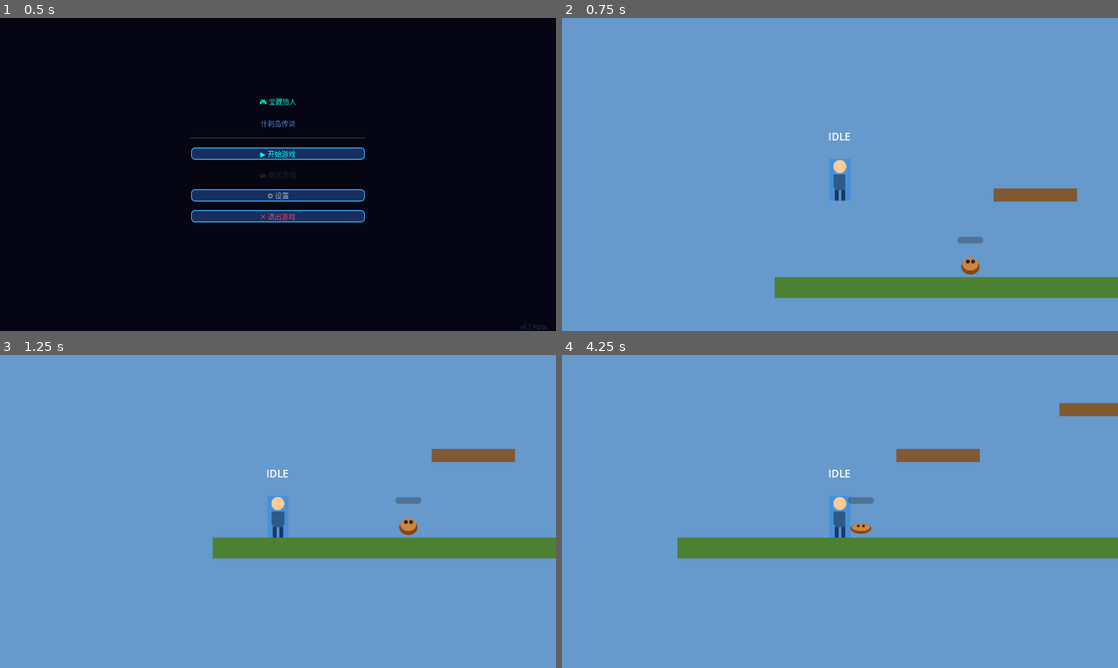
Above: before the commit, frames 1-4 (two rows, left to right).
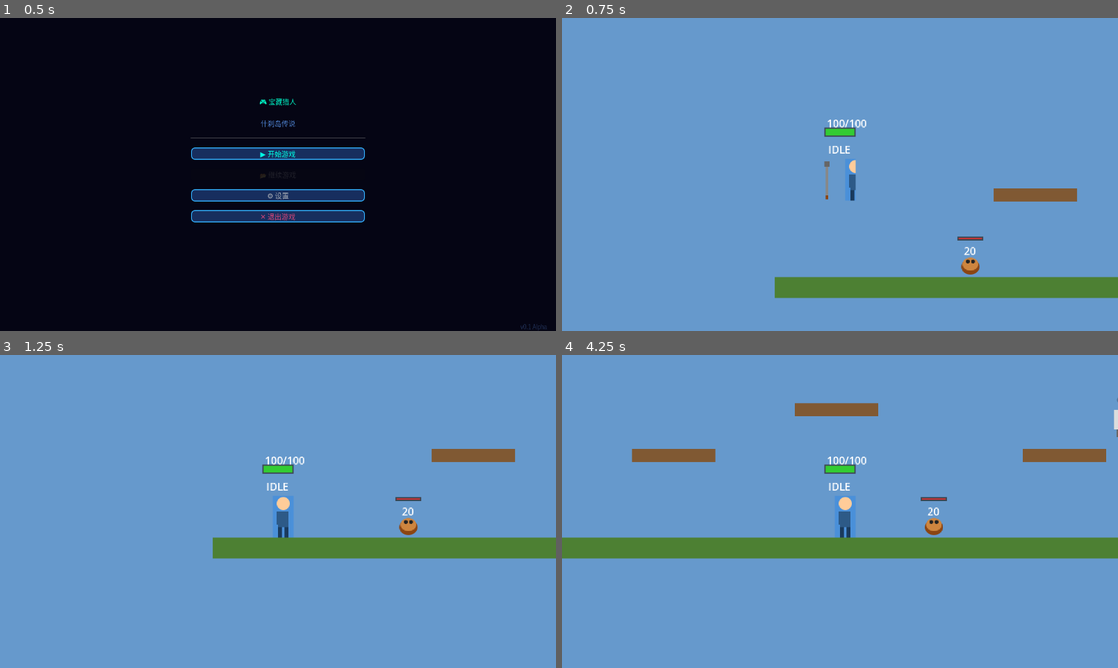
Above: after the commit, the same moments.

Repository: wenzy-tech/godot-adventure
Game: Godot game, scene res://Levels/TitleScreen.tscn
The game is run twice, just before and just after one commit, with the same random seed, the same clock (stepped at 60 frames per second) and the same inputs.
Inputs:
- Up to frame 1 (0.5 s): no input
- Up to frame 2 (0.75 s): click "▶ 开始游戏" at 0.5 s
- Up to frame 3 (1.25 s): no input
- Up to frame 4 (4.25 s): tap Enter at 1.25 s; hold D 1.28-2.78 s; tap J at 1.35, 2.85 s; tap W at 1.52, 2.27, 3.77 s; tap Shift at 2.1, 3.6 s; hold A 2.78-3.53 s; hold D from 3.53 s (still down)

Frame 1 is identical in both runs. In frame 2, 1.1% of the frame differs, in the area x 47-76%, y 32-76%; in frame 3, 0.9%; in frame 4, 5.7%, in the area x 0-100%, y 13-66%.
Error after the commit: Parse Error: Identifier "health_bar" not declared in the current scope. (res://Enemies/BossWatcher.gd:30)

Commit message:
Add long sword, player HP bar, enemy HP bar display

Diff:
--- a/Enemies/BaseEnemy.gd
+++ b/Enemies/BaseEnemy.gd
@@ -18,17 +18,11 @@
 var player_ref: Node2D
 
 @onready var sprite: Sprite2D = $Sprite2D
-@onready var health_bar: ProgressBar = $HealthBar
 @onready var animation_player: AnimationPlayer = $AnimationPlayer
-@onready var hitbox: CollisionShape2D = $Hitbox
 
 func _ready() -> void:
 	current_hp = max_hp
 	add_to_group("enemies")
-
-	if health_bar:
-		health_bar.max_value = max_hp
-		health_bar.value = current_hp
 
 func _physics_process(delta: float) -> void:
 	if not is_alive:
@@ -52,8 +46,14 @@
 	is_hurt = true
 
 	# 更新血条
-	if health_bar:
-		health_bar.value = current_hp
+	if has_node("HealthBar"):
+		var ratio = float(current_hp) / float(max_hp)
+		var bar = $"HealthBar"
+		var max_width = 36.0
+		bar.size.x = max_width * ratio
+
+	if has_node("Label"):
+		$"Label".text = str(current_hp)
 
 	# 受伤动画
 	if animation_player.has_animation("hurt"):
--- a/Enemies/Slime.tscn
+++ b/Enemies/Slime.tscn
@@ -55,13 +55,19 @@
 texture = ExtResource(2)
 hframes = 4
 
-[node name="HealthBar" type="ProgressBar" parent="."]
+[node name="HealthBarBG" type="ColorRect" parent="."]
 offset_left = -20.0
 offset_top = -38.0
 offset_right = 20.0
-offset_bottom = -28.0
-max_value = 100
-show_percentage = false
+offset_bottom = -32.0
+color = Color(0.2, 0.2, 0.2, 0.8)
+
+[node name="HealthBar" type="ColorRect" parent="."]
+offset_left = -18.0
+offset_top = -36.0
+offset_right = 18.0
+offset_bottom = -34.0
+color = Color(0.8, 0.2, 0.2, 1)
 
 [node name="Hitbox" type="CollisionShape2D" parent="."]
 shape = SubResource("CollisionShape2D_slime")
@@ -70,3 +76,11 @@
 libraries = {
 "": SubResource("AnimationLibrary_slime")
 }
+
+[node name="Label" type="Label" parent="."]
+offset_left = -15.0
+offset_top = -28.0
+offset_right = 15.0
+offset_bottom = -20.0
+text = "20"
+horizontal_alignment = 1
--- a/Player/Player.gd
+++ b/Player/Player.gd
@@ -79,6 +79,9 @@
 	add_to_group("player")
 	global_position = GameState.current_checkpoint
 
+	# 初始化血量显示
+	update_health_bar()
+
 func _process(delta: float) -> void:
 	# 更新冷却计时器
 	if attack_cooldown_timer > 0:
@@ -89,6 +92,32 @@
 		dodge_cooldown_timer -= delta
 	if hurt_timer > 0:
 		hurt_timer -= delta
+
+	# 更新血量显示
+	update_health_bar()
+
+func update_health_bar() -> void:
+	if has_node("HealthBar"):
+		var ratio = float(GameState.player_current_hp) / float(GameState.player_max_hp)
+		var health_bar = $"HealthBar"
+		var health_text = $"HealthText"
+
+		# 更新血条宽度
+		var max_width = 44.0
+		var current_width = max_width * ratio
+		health_bar.size.x = current_width
+
+		# 更新颜色（低血量变红）
+		if ratio < 0.3:
+			health_bar.color = Color(0.8, 0.2, 0.2, 1)  # 红色
+		elif ratio < 0.6:
+			health_bar.color = Color(0.8, 0.8, 0.2, 1)  # 黄色
+		else:
+			health_bar.color = Color(0.2, 0.8, 0.2, 1)  # 绿色
+
+		# 更新文字
+		if health_text:
+			health_text.text = "%d/%d" % [GameState.player_current_hp, GameState.player_max_hp]
 
 func _input(event: InputEvent) -> void:
 	if event is InputEventKey and event.pressed:
--- a/Player/Player.tscn
+++ b/Player/Player.tscn
@@ -7,8 +7,8 @@
 size = Vector2(32, 64)
 
 [sub_resource type="RectangleShape2D" id="CollisionShape2D_attack"]
-position = Vector2(40, 0)
-size = Vector2(40, 50)
+position = Vector2(56, 0)
+size = Vector2(60, 50)
 
 [sub_resource type="Animation" id="Animation_idle"]
 length = 0.6
@@ -52,11 +52,11 @@
 tracks/0/keys = {
 "times": PackedFloat32Array(0),
 "transitions": PackedFloat32Array(1),
-"values": [2]
+"values": [3]
 }
 
 [sub_resource type="Animation" id="Animation_attack"]
-length = 0.3
+length = 0.4
 loop = false
 tracks/0/type = "value"
 tracks/0/imported = false
@@ -65,9 +65,9 @@
 tracks/0/interp = 1
 tracks/0/loop_wrap = true
 tracks/0/keys = {
-"times": PackedFloat32Array(0, 0.1, 0.2),
-"transitions": PackedFloat32Array(1, 1, 1),
-"values": [2, 3, 0]
+"times": PackedFloat32Array(0, 0.1, 0.2, 0.3),
+"transitions": PackedFloat32Array(1, 1, 1, 1),
+"values": [2, 2, 3, 0]
 }
 
 [sub_resource type="Animation" id="Animation_hurt"]
@@ -138,14 +138,36 @@
 collision_mask = 4
 
 [node name="CollisionShape2D" type="CollisionShape2D" parent="AttackHitbox"]
-position = Vector2(40, 0)
+position = Vector2(56, 0)
 shape = SubResource("CollisionShape2D_attack")
+
+[node name="HealthBarBG" type="ColorRect" parent="."]
+offset_left = -24.0
+offset_top = -72.0
+offset_right = 24.0
+offset_bottom = -58.0
+color = Color(0.2, 0.2, 0.2, 0.8)
+
+[node name="HealthBar" type="ColorRect" parent="."]
+offset_left = -22.0
+offset_top = -70.0
+offset_right = 22.0
+offset_bottom = -60.0
+color = Color(0.2, 0.8, 0.2, 1)
+
+[node name="HealthText" type="Label" parent="."]
+offset_left = -20.0
+offset_top = -90.0
+offset_right = 20.0
+offset_bottom = -75.0
+text = "100/100"
+horizontal_alignment = 1
 
 [node name="StateLabel" type="Label" parent="."]
 offset_left = -30.0
-offset_top = -70.0
+offset_top = -50.0
 offset_right = 30.0
-offset_bottom = -45.0
+offset_bottom = -25.0
 text = "IDLE"
 horizontal_alignment = 1
 
--- a/Player/PlayerSprite.svg
+++ b/Player/PlayerSprite.svg
@@ -1,38 +1,54 @@
-<svg xmlns="http://www.w3.org/2000/svg" viewBox="0 0 128 64">
-  <!-- Player Sprite Sheet: 4 frames x 32x64 each -->
-  <!-- Frame 0: Idle A -->
-  <rect x="0" y="0" width="32" height="64" fill="#4a90d9"/>
-  <circle cx="16" cy="12" r="10" fill="#ffcc99"/>
-  <rect x="8" y="24" width="16" height="24" fill="#2d5a87"/>
-  <rect x="6" y="24" width="6" height="20" fill="#2d5a87"/>
-  <rect x="20" y="24" width="6" height="20" fill="#2d5a87"/>
-  <rect x="8" y="48" width="6" height="16" fill="#1a3a5c"/>
-  <rect x="18" y="48" width="6" height="16" fill="#1a3a5c"/>
+<svg xmlns="http://www.w3.org/2000/svg" viewBox="0 0 192 64">
+  <!-- Player with Long Sword Sprite Sheet: 4 frames -->
+  <!-- Frame 0: Idle with sword -->
+  <rect x="16" y="0" width="32" height="64" fill="#4a90d9"/>
+  <circle cx="32" cy="12" r="10" fill="#ffcc99"/>
+  <rect x="24" y="24" width="16" height="24" fill="#2d5a87"/>
+  <rect x="22" y="24" width="6" height="20" fill="#2d5a87"/>
+  <rect x="34" y="24" width="6" height="20" fill="#2d5a87"/>
+  <rect x="24" y="48" width="6" height="16" fill="#1a3a5c"/>
+  <rect x="34" y="48" width="6" height="16" fill="#1a3a5c"/>
+  <!-- Long sword -->
+  <rect x="50" y="8" width="4" height="48" fill="#888"/>
+  <rect x="48" y="4" width="8" height="8" fill="#666"/>
+  <rect x="50" y="56" width="4" height="6" fill="#8b4513"/>
 
   <!-- Frame 1: Idle B -->
-  <rect x="32" y="0" width="32" height="64" fill="#4a90d9"/>
-  <circle cx="48" cy="12" r="10" fill="#ffcc99"/>
-  <rect x="40" y="24" width="16" height="24" fill="#2d5a87"/>
-  <rect x="38" y="24" width="6" height="20" fill="#2d5a87"/>
-  <rect x="50" y="24" width="6" height="20" fill="#2d5a87"/>
-  <rect x="40" y="48" width="6" height="16" fill="#1a3a5c"/>
-  <rect x="50" y="48" width="6" height="16" fill="#1a3a5c"/>
+  <rect x="80" y="0" width="32" height="64" fill="#4a90d9"/>
+  <circle cx="96" cy="12" r="10" fill="#ffcc99"/>
+  <rect x="88" y="24" width="16" height="24" fill="#2d5a87"/>
+  <rect x="86" y="24" width="6" height="20" fill="#2d5a87"/>
+  <rect x="98" y="24" width="6" height="20" fill="#2d5a87"/>
+  <rect x="88" y="48" width="6" height="16" fill="#1a3a5c"/>
+  <rect x="98" y="48" width="6" height="16" fill="#1a3a5c"/>
+  <!-- Long sword -->
+  <rect x="114" y="8" width="4" height="48" fill="#888"/>
+  <rect x="112" y="4" width="8" height="8" fill="#666"/>
+  <rect x="114" y="56" width="4" height="6" fill="#8b4513"/>
 
-  <!-- Frame 2: Walk/Attack -->
-  <rect x="64" y="0" width="32" height="64" fill="#4a90d9"/>
-  <circle cx="80" cy="12" r="10" fill="#ffcc99"/>
-  <rect x="72" y="24" width="16" height="24" fill="#2d5a87"/>
-  <rect x="68" y="26" width="8" height="16" fill="#2d5a87"/>
-  <rect x="88" y="20" width="14" height="4" fill="#888888"/>
-  <rect x="70" y="48" width="6" height="16" fill="#1a3a5c"/>
-  <rect x="82" y="50" width="6" height="14" fill="#1a3a5c"/>
+  <!-- Frame 2: Attack with sword -->
+  <rect x="144" y="0" width="32" height="64" fill="#4a90d9"/>
+  <circle cx="160" cy="12" r="10" fill="#ffcc99"/>
+  <rect x="152" y="24" width="16" height="24" fill="#2d5a87"/>
+  <rect x="148" y="26" width="8" height="16" fill="#2d5a87"/>
+  <rect x="168" y="20" width="14" height="4" fill="#888"/>
+  <rect x="170" y="48" width="6" height="16" fill="#1a3a5c"/>
+  <rect x="182" y="50" width="6" height="14" fill="#1a3a5c"/>
+  <!-- Attack sword swing -->
+  <rect x="136" y="16" width="4" height="40" fill="#aaa"/>
+  <rect x="134" y="12" width="8" height="8" fill="#666"/>
+  <rect x="136" y="56" width="4" height="6" fill="#8b4513"/>
 
   <!-- Frame 3: Jump -->
-  <rect x="96" y="0" width="32" height="64" fill="#4a90d9"/>
-  <circle cx="112" cy="12" r="10" fill="#ffcc99"/>
-  <rect x="104" y="24" width="16" height="24" fill="#2d5a87"/>
-  <rect x="102" y="28" width="6" height="14" fill="#2d5a87"/>
-  <rect x="122" y="28" width="6" height="14" fill="#2d5a87"/>
-  <rect x="104" y="48" width="6" height="12" fill="#1a3a5c"/>
-  <rect x="114" y="48" width="6" height="12" fill="#1a3a5c"/>
+  <rect x="208" y="0" width="32" height="64" fill="#4a90d9"/>
+  <circle cx="224" cy="12" r="10" fill="#ffcc99"/>
+  <rect x="216" y="24" width="16" height="24" fill="#2d5a87"/>
+  <rect x="214" y="28" width="6" height="14" fill="#2d5a87"/>
+  <rect x="234" y="28" width="6" height="14" fill="#2d5a87"/>
+  <rect x="216" y="48" width="6" height="12" fill="#1a3a5c"/>
+  <rect x="226" y="48" width="6" height="12" fill="#1a3a5c"/>
+  <!-- Long sword -->
+  <rect x="242" y="8" width="4" height="48" fill="#888"/>
+  <rect x="240" y="4" width="8" height="8" fill="#666"/>
+  <rect x="242" y="56" width="4" height="6" fill="#8b4513"/>
 </svg>
